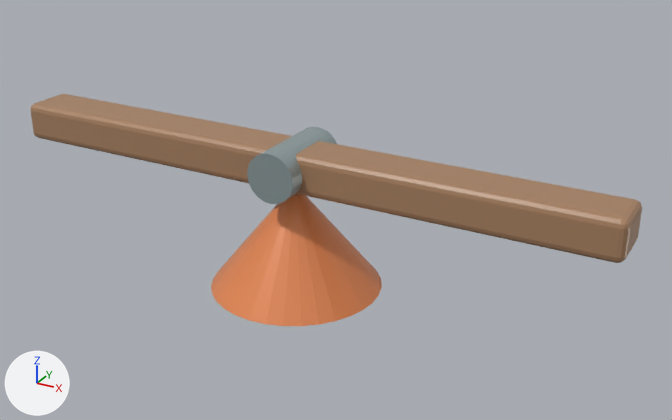
A saved change to the glTF model public/assets/models/lever.glb.
The view is the same before and after, from a 50 mm lens placed at (1.78, -2.9, 1.81), pointed at (0.14, 0.08, 0.32). Lighting does not change. The marker at lower left points along +X, +Y and +Z. The older version comes first. Where no turn or scale is listed for an object, it has been applied to the vertices.

In view in the first picture: 'Fulcrum', 'Lever_Beam', 'Pivot_Pin'.
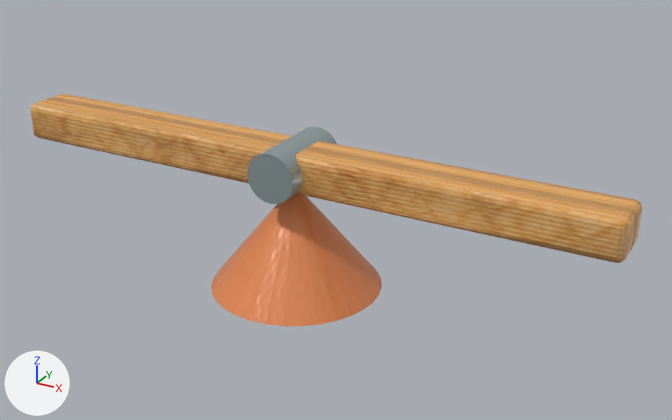
Location of each change, [x1, y1, x2, y2] in pixels of the pictures (672 x 420 px):
'Lever_Beam', surface changed (brown to orange)
    both: [31, 94, 642, 263]

Edits to the bpy script that builds the scene:
```text
Add img_pl_lever_beam_mat_normal:
    img_pl_lever_beam_mat_normal = load_image('PL_Lever_Beam_mat_Normal', '_unpacked/PL_Lever_Beam_mat_Normal', 128, 128, 'Non-Color')
Add img_pl_lever_beam_mat_roughness:
    img_pl_lever_beam_mat_roughness = load_image('PL_Lever_Beam_mat_Roughness', '_unpacked/PL_Lever_Beam_mat_Roughness', 128, 128, 'Non-Color')
Add img_wood_basecolor:
    img_wood_basecolor = load_image('wood_basecolor', '_unpacked/wood_basecolor', 1536, 1024, 'sRGB')
Change mat_pl_lever_beam_mat:
    remove # nodes: BsdfPrincipled, OutputMaterial
    remove # colours: brown #a88161
    nodes: BsdfPrincipled, Math, NormalMap, OutputMaterial, SeparateColor, TexImage x3
    uses the picture img_pl_lever_beam_mat_normal
    uses the picture img_pl_lever_beam_mat_roughness
    uses the picture img_wood_basecolor
```
